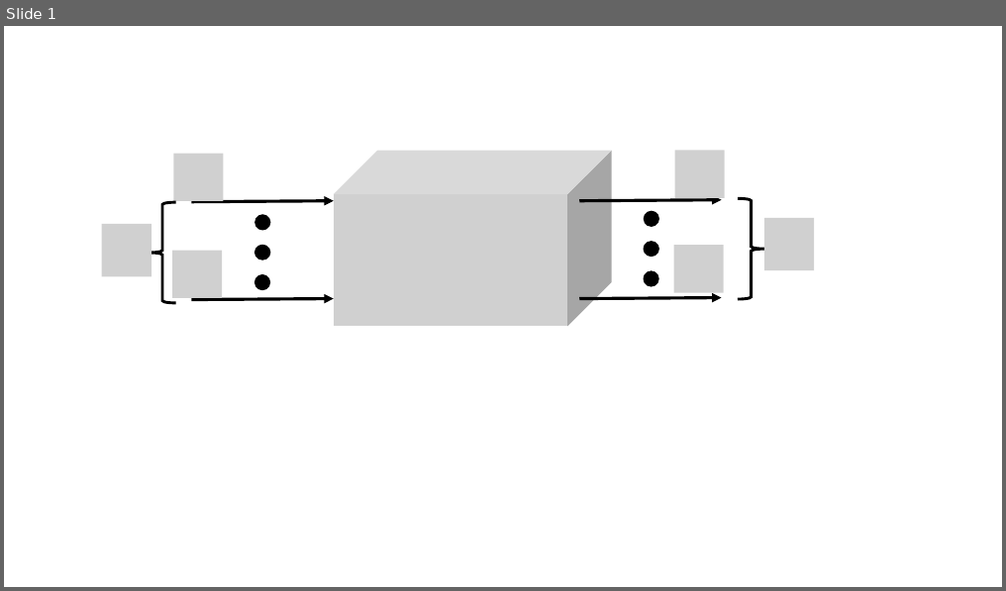
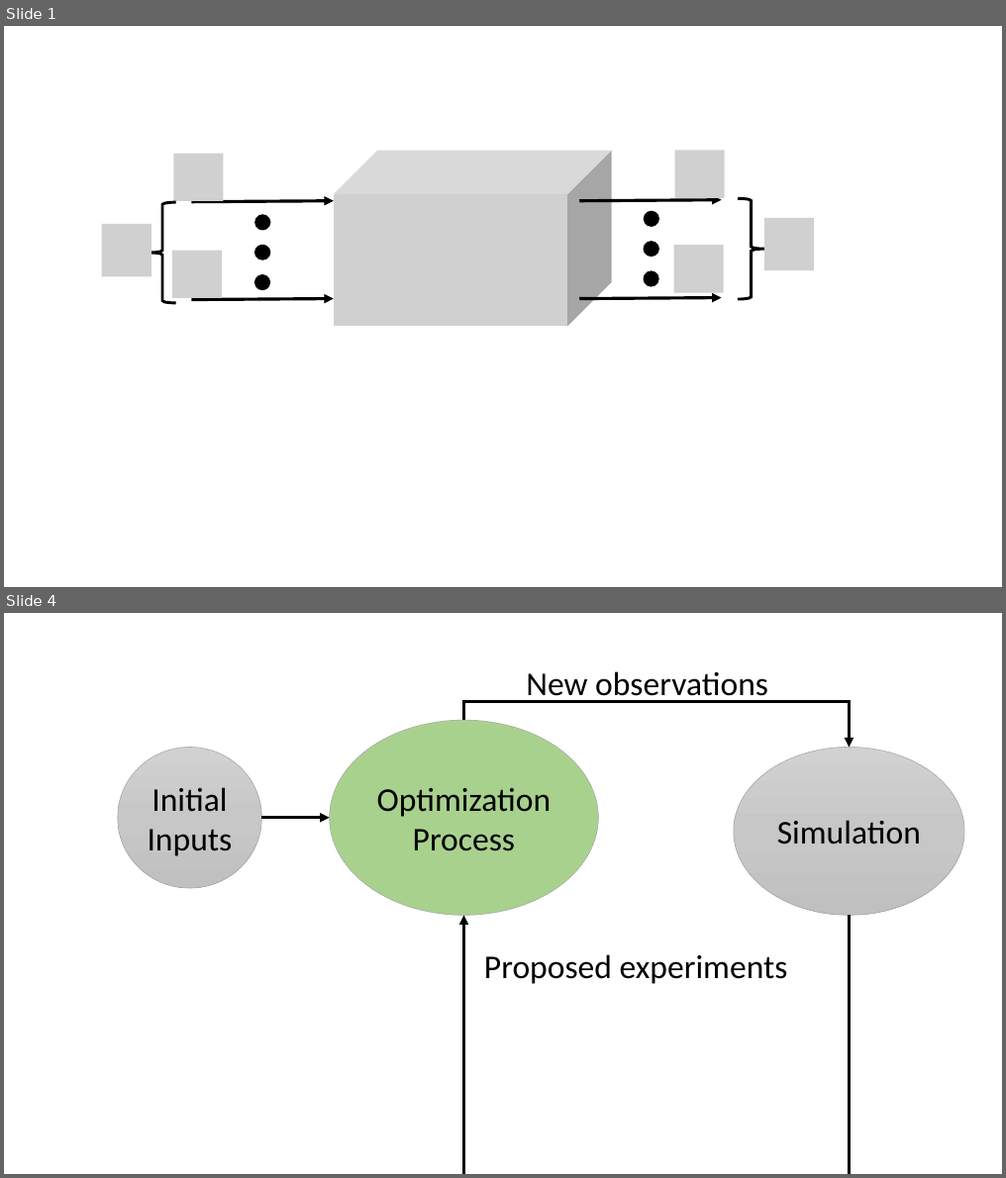
Before and after one commit to jsmarti/SURF_2016, a slide deck: Tool_Resources/drawings.pptx. Shown one above the other, each under a label of ours: slide 1 before the commit, slides 1 and 4 after it; the slides between them are not shown. The pictures are 1006x591 and 1006x1178 pixels, drawn with LibreOffice and Linux fonts; fonts in the diff are those of the drawing; grey boxes stand for pictures. Boxes give left, top, right and bottom in pixels: in the first picture for what was removed or moved away, otherwise in the second. Text is boxed around its words. In the diff, an @@ line names an element or a change of style, - is before the commit and + after.

```diff
--- a/Tool_Resources/drawings.pptx
+++ b/Tool_Resources/drawings.pptx
@@ slide 4 added at <box>4,613,1002,1174</box>, background #FFFFFF @@
@@ group added at <box>118,671,965,984</box>: 3 ellipses, 2 elbow arrows, 2 texts, 1 arrow @@
+Initial Inputs
+Optimization Process
+Simulation
+New observations
+Proposed experiments
```
Also in this commit, not shown: 1 slide changed, 1 other slide added, 3 other files.
